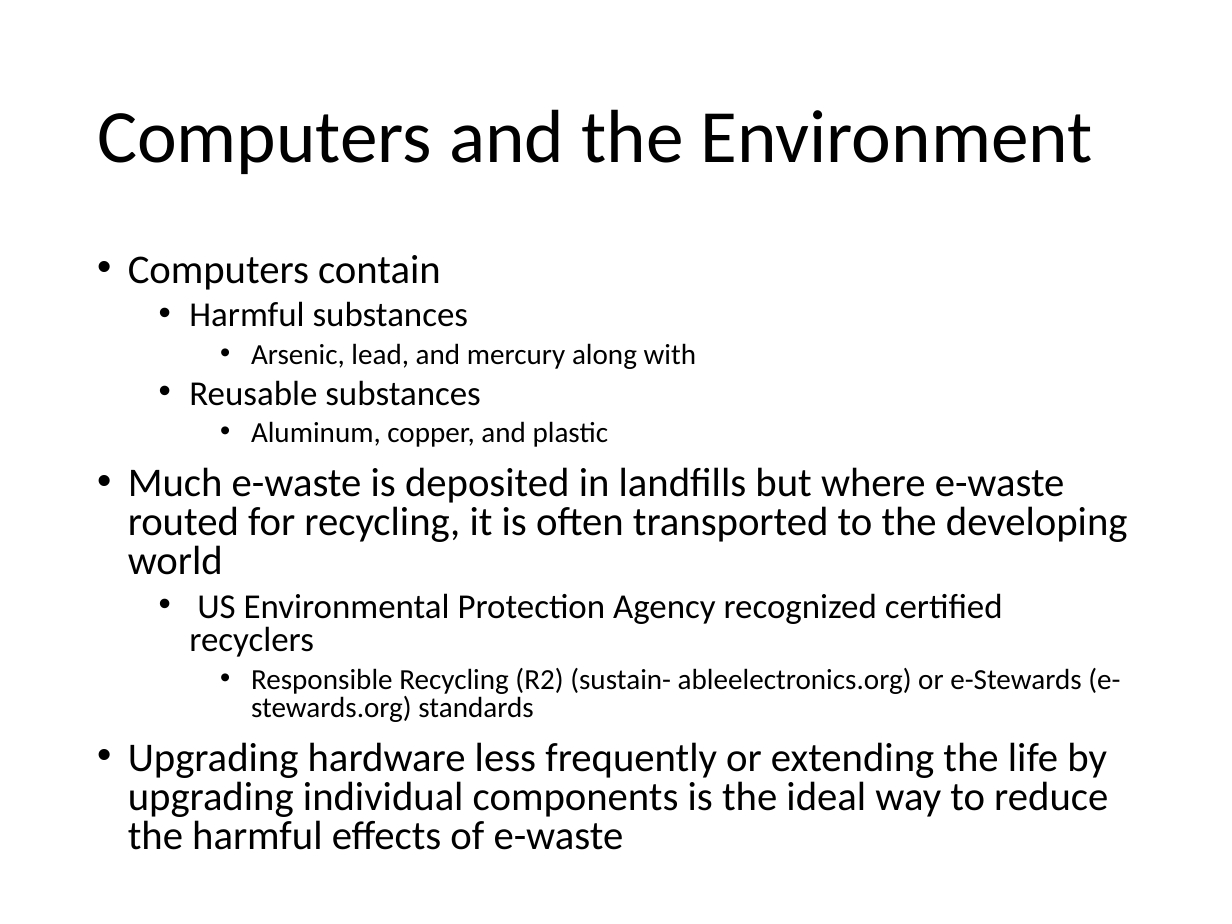
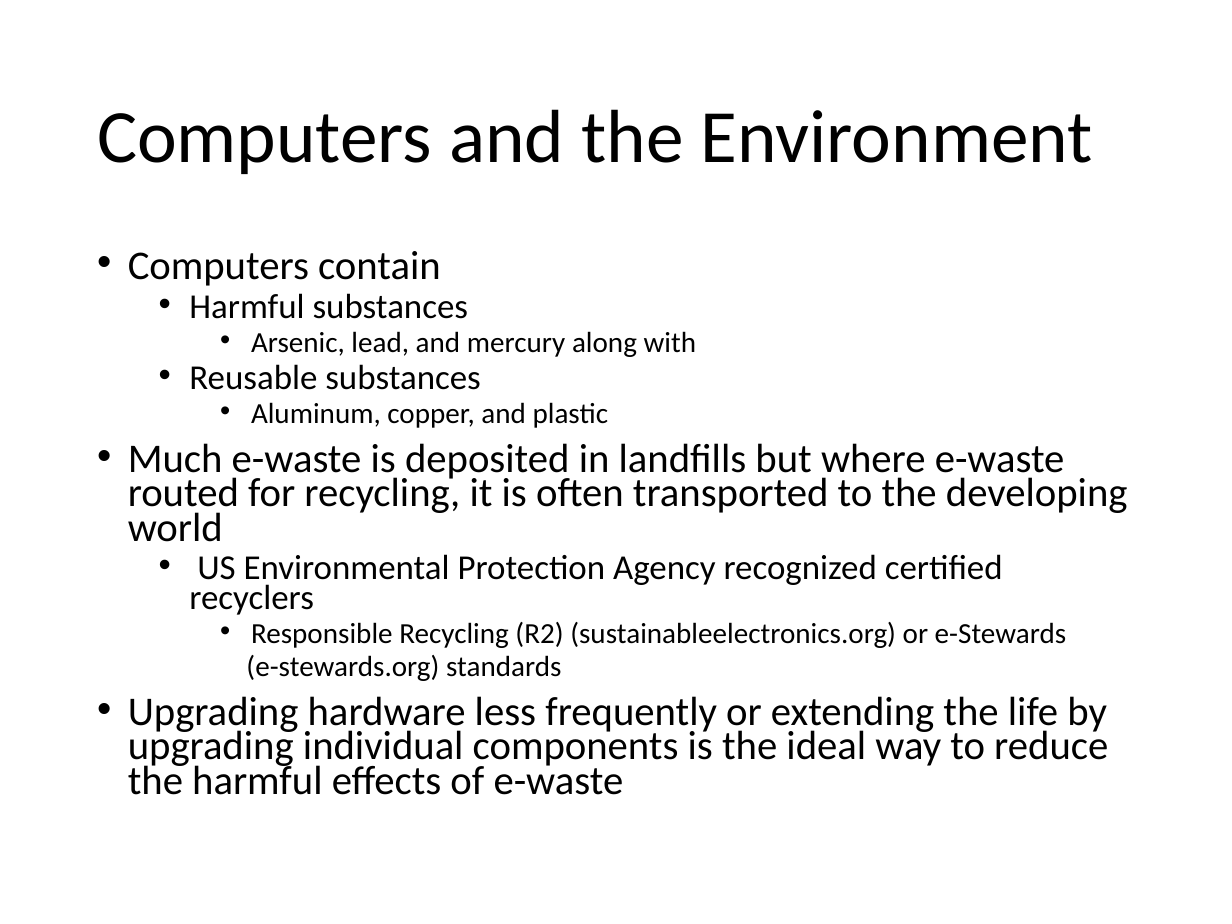
Before and after one commit to alexsingleton/urban_analytics, a slide deck: slide 12 of Slides/02_Lecture.pptx. Drawn at 1232x924 pixels with LibreOffice and Linux fonts; fonts in the diff are those of the drawing. Boxes give left, top, right and bottom in pixels: in the first picture for what was removed or moved away, otherwise in the second. Text is boxed around its words. In the diff, an @@ line names an element or a change of style, - is before the commit and + after.

```diff
--- a/Slides/02_Lecture.pptx
+++ b/Slides/02_Lecture.pptx
@@ text at [128,251,1128,795]: line spacing 0.8 to 0.7 @@
@@ text at [246,622,1066,681]: text changed @@
-    • Responsible Recycling (R2) (sustain- ableelectronics.org) or e-Stewards (e-stewards.org) standards
+    • Responsible Recycling (R2) (sustainableelectronics.org) or e-Stewards
+    (e-stewards.org) standards
```
Also in this commit, not shown: 8 other slides changed, 8 other files.
